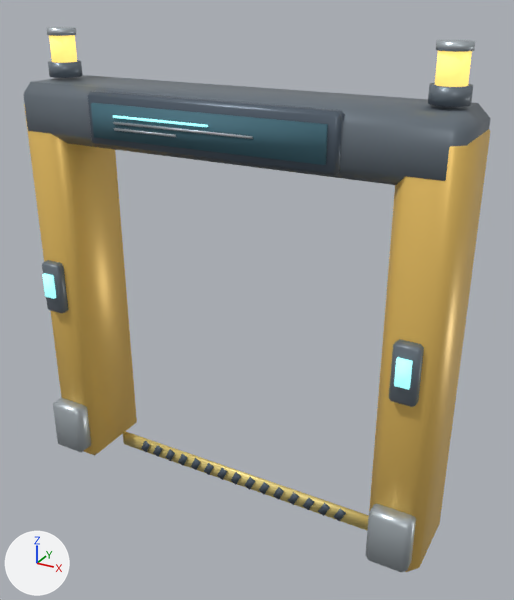
Renders of the glTF model assets/structures/factory_gateway_ultra.glb from each side of a commit.
Both versions are drawn from a 50 mm camera at (2.39, -4.01, 3.67) aimed at (0.17, 0.02, 1.66). The lights are fixed; the arrows at lower left show +X, +Y and +Z. The first picture is the older version. Where no turn or scale is listed for an object, it has been applied to the vertices.

Script lines for the objects in view, before the commit:
```python
ob_body_black = bpy.data.objects.new('Body_black', me_body_black)
ob_body_black.location = (0.0, 0.0, 0.0)
ob_pillar_orange = bpy.data.objects.new('Pillar_orange', me_pillar_orange)
ob_pillar_orange.location = (0.0, 0.0, 0.0)
ob_screengraphics_glow = bpy.data.objects.new('ScreenGraphics_glow', me_screengraphics_glow)
ob_screengraphics_glow.location = (0.0, 0.0, 0.0)
ob_screengraphics_steel = bpy.data.objects.new('ScreenGraphics_steel', me_screengraphics_steel)
ob_screengraphics_steel.location = (0.0, 0.0, 0.0)
ob_signscreen_screen = bpy.data.objects.new('SignScreen_screen', me_signscreen_screen)
ob_signscreen_screen.location = (0.0, 0.0, 0.0)
# also in view: 'Detail_yellow' at (0.0, 0.0, 0.08); 'AccessPanel_dark' at (0.0, -0.35, 1.58); 'StatusLight_glow' at (0.0, -0.41, 1.61); 'Header_dark' at (0.0, 0.0, 2.87); 'StatusLight_warn' at (0.0, 0.0, 3.28)
```
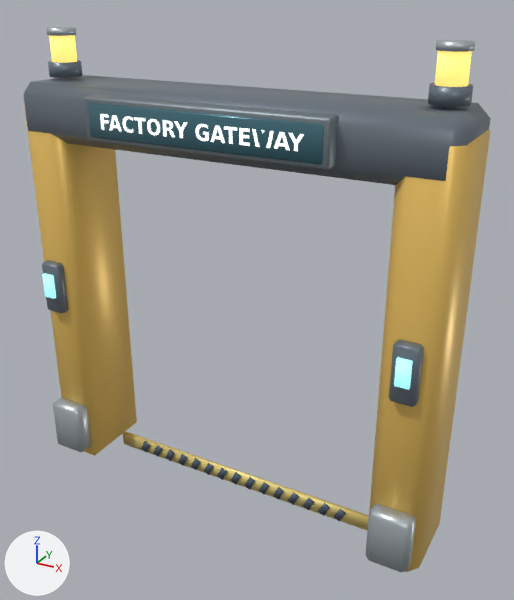
Where the change shows, as pixel boxes [x1, y1, x2, y2] in the pictures (514 x 600 px):
'SignScreen_screen', deleted (cyan): before [91, 103, 328, 165]
'SignPlate_glass', added (cyan): after [88, 103, 324, 165]
'Body_black', deleted: before [87, 90, 345, 176]
'ScreenMount_frame', added: after [84, 94, 339, 171]
'TypeLabel_white', added: after [100, 114, 304, 151]
'ScreenGraphics_steel', deleted: before [113, 122, 253, 139]
'ScreenGraphics_glow', deleted: before [113, 115, 208, 127]

What the commit changed:
Material 'white' (mat_white) is new.
Its base color is (0.906, 0.941, 0.929) (white #f4f8f7).
Its roughness is 0.38.
Its emission color is (0.679, 0.706, 0.697) (light grey #d7dbd9).
Its emission strength is 1.0.
Material 'glass' (mat_glass) is new.
Its base color is (0.0627, 0.173, 0.216) (cyan #477380).
Its metallic is 0.28.
Its roughness is 0.2.
Material 'frame' (mat_frame) is new.
Its base color is (0.224, 0.267, 0.294) (grey #828d94).
Its metallic is 0.65.
Its roughness is 0.49.
Mesh me_typelabel_white is new.
It has 241 vertices, 219 faces and spans x -0.718..0.718, y -0.436, z 2.837..2.939.
It uses material mat_white (white #f4f8f7, glowing light grey #d7dbd9).
Mesh me_signplate_glass is new.
It has 24 vertices, 44 faces and spans x -0.82..0.82, y -0.43..-0.39, z 2.78..3.0.
It uses material mat_glass (cyan #477380).
Mesh me_screenmount_frame is new.
It has 56 vertices, 108 faces and spans x -0.86..0.86, y -0.42..-0.28, z 2.74..3.03.
It uses material mat_frame (grey #828d94).
Object 'Body_black' (ob_body_black) is deleted.
Object 'SignScreen_screen' (ob_signscreen_screen) is deleted.
Object 'ScreenGraphics_glow' (ob_screengraphics_glow) is deleted.
Object 'ScreenGraphics_steel' (ob_screengraphics_steel) is deleted.
Object 'TypeLabel_white' (ob_typelabel_white) is new; it shows me_typelabel_white.
Its location is (0.0, 0.0, 0.0).
Object 'SignPlate_glass' (ob_signplate_glass) is new; it shows me_signplate_glass.
Its location is (0.0, 0.0, 0.0).
Object 'ScreenMount_frame' (ob_screenmount_frame) is new; it shows me_screenmount_frame.
Its location is (0.0, 0.0, 0.0).
